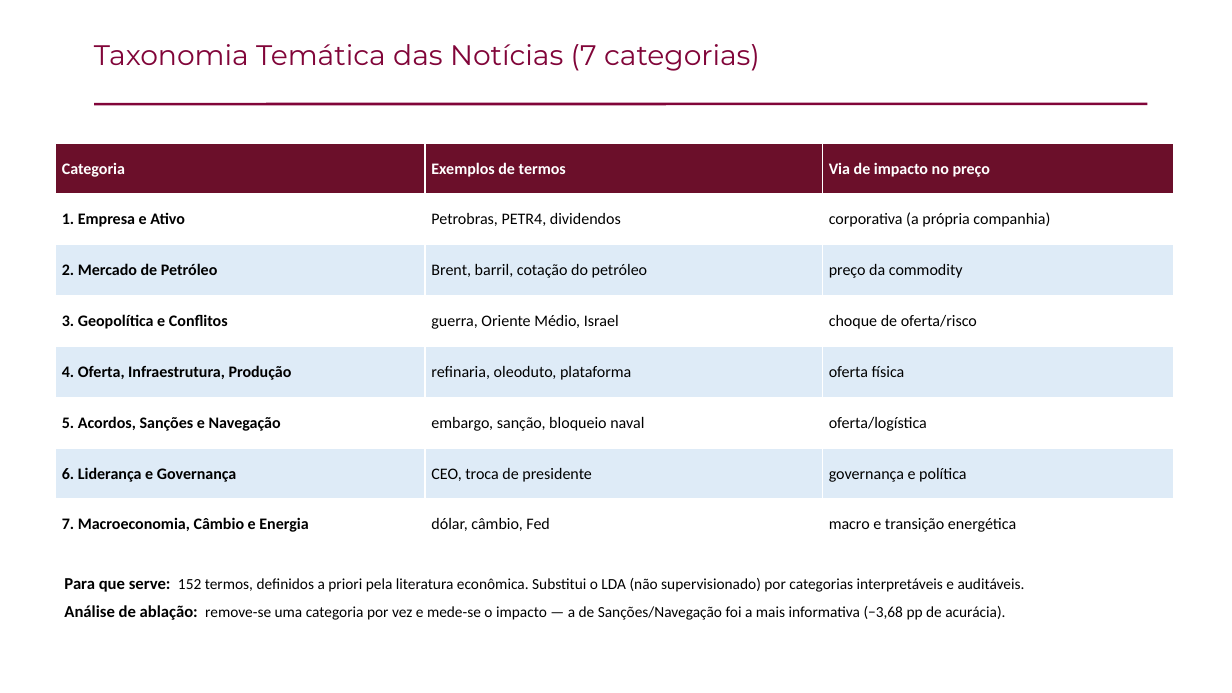
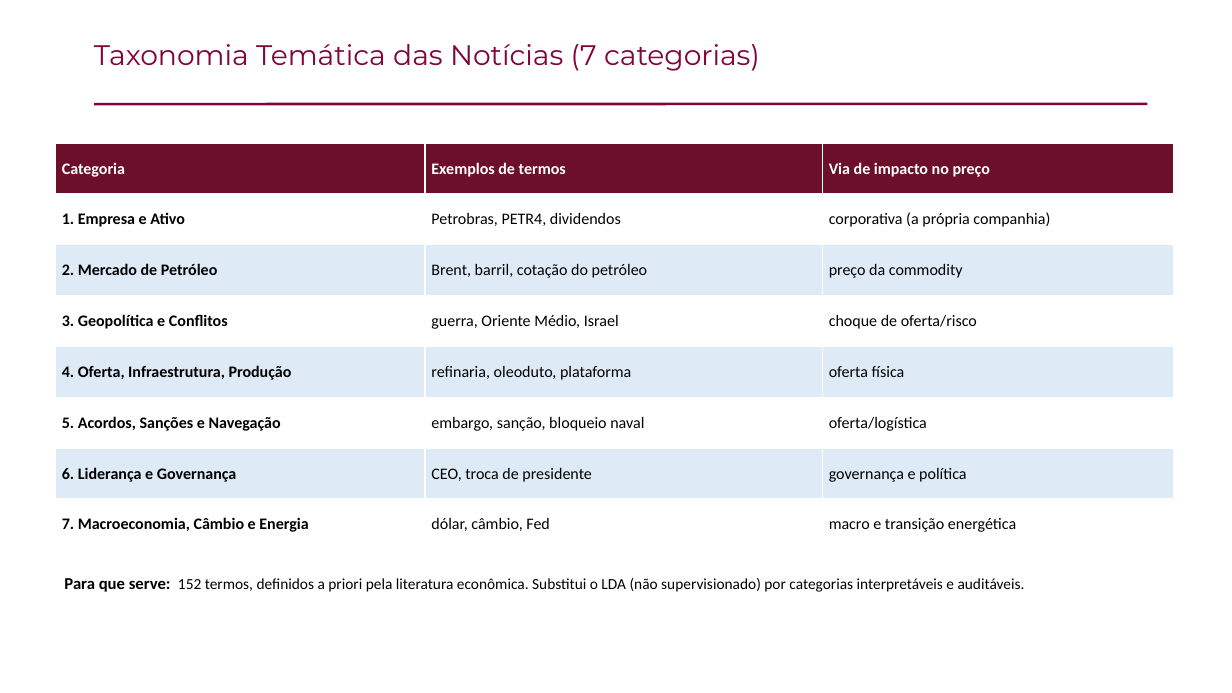
Before and after one commit to vanderbarbosa/coleta_dados_petr4, a slide deck: slide 25 of seminario_julho2026/Apresentacao_Seminario_Julho2026.pptx. Drawn at 1232x693 pixels with LibreOffice and Linux fonts; fonts in the diff are those of the drawing; background and template pictures are left out. Boxes give left, top, right and bottom in pixels: in the first picture for what was removed or moved away, otherwise in the second. Text is boxed around its words. In the diff, an @@ line names an element or a change of style, - is before the commit and + after.

```diff
--- a/seminario_julho2026/Apresentacao_Seminario_Julho2026.pptx
+++ b/seminario_julho2026/Apresentacao_Seminario_Julho2026.pptx
@@ text at (64, 605, 1005, 620): paragraph removed @@
-Análise de ablação: remove-se uma categoria por vez e mede-se o impacto — a de Sanções/Navegação foi a mais informativa (−3,68 pp de acurácia).
```
Also in this commit, not shown: 15 other slides changed, 27 other files.
